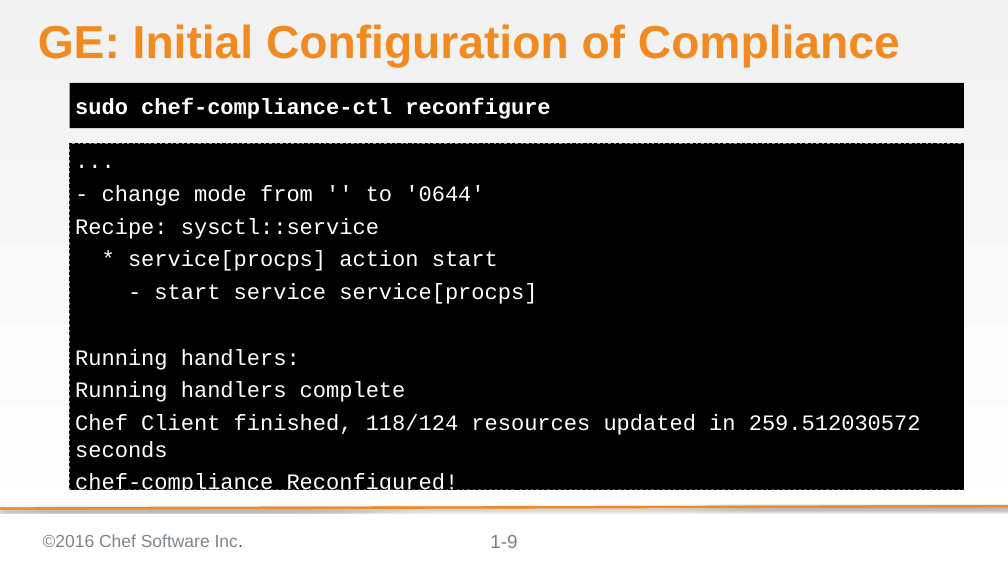
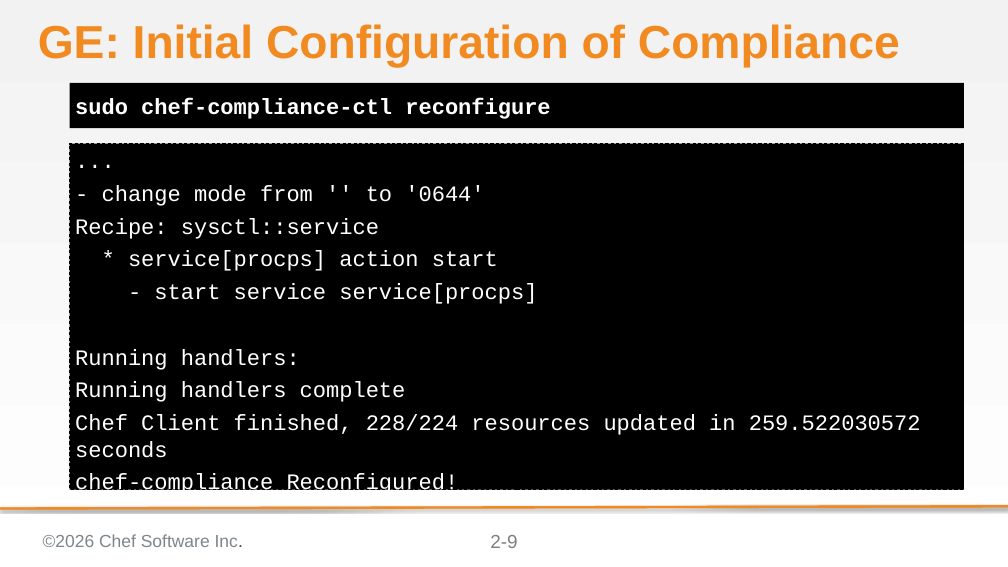
Before and after one commit to bchamby/chef-compliance-installation-configuration-operation, a slide deck: slide 9 of 02-Install.pptx. Drawn at 1008x567 pixels with LibreOffice and Linux fonts; fonts in the diff are those of the drawing; background and template pictures are left out. Boxes give left, top, right and bottom in pixels: in the first picture for what was removed or moved away, otherwise in the second. Text is boxed around its words. In the diff, an @@ line names an element or a change of style, - is before the commit and + after.

```diff
--- a/02-Install.pptx
+++ b/02-Install.pptx
@@ text at bbox=[75, 414, 921, 458]: text changed @@
-Chef Client finished, 118/124 resources updated in 259.512030572 seconds
+Chef Client finished, 228/224 resources updated in 259.522030572 seconds
@@ text at bbox=[43, 534, 243, 547]: text changed @@
-©2016 Chef Software Inc.
+©2026 Chef Software Inc.
@@ page number at bbox=[490, 535, 517, 548]: text changed @@
-1-9
+2-9
```
Also in this commit, not shown: 15 other slides changed.
